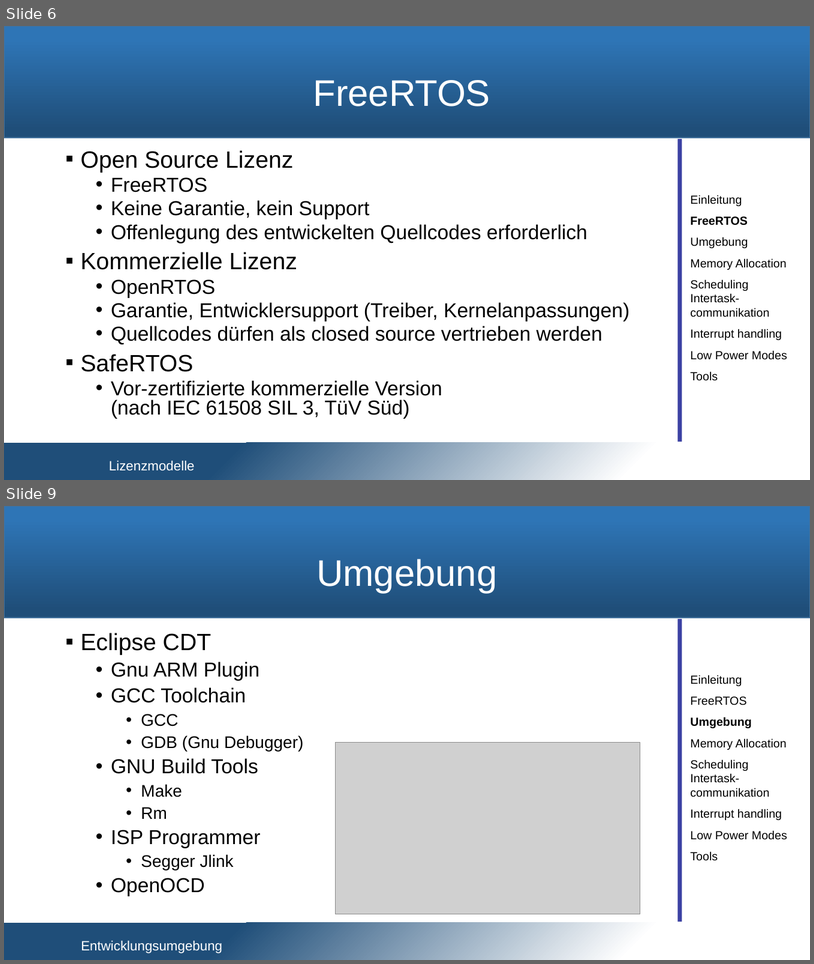
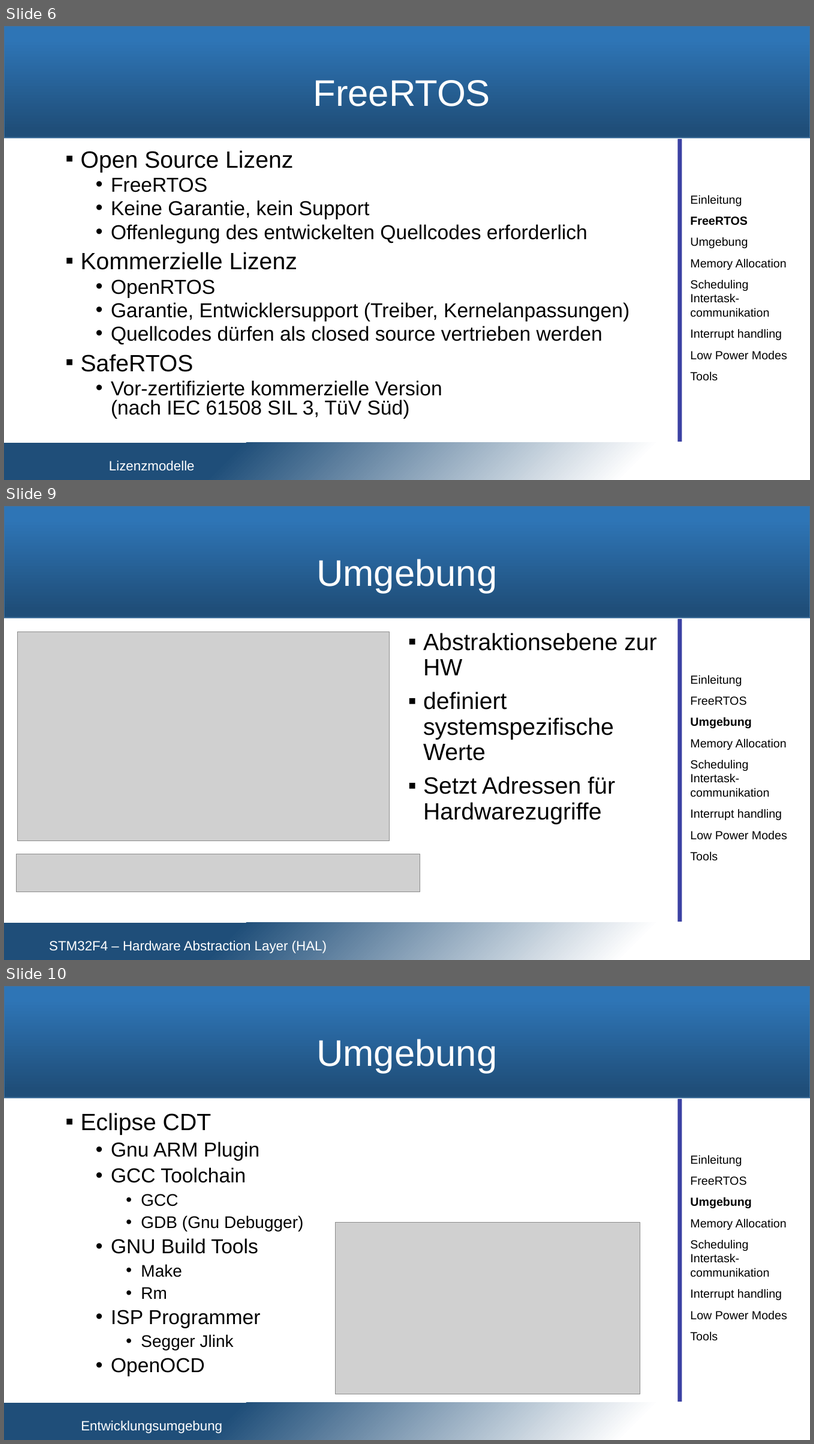
Before and after one commit to snobz/Seminar_BS_2017, a slide deck: Päsi/Seminar Betriebssysteme_cb.pptx. Shown one above the other, each under a label of ours: slides 6 and 9 before the commit, slides 6, 9 and 10 after it; the slides between them are not shown. The pictures are 814x964 and 814x1444 pixels, drawn with LibreOffice and Linux fonts; fonts in the diff are those of the drawing; grey boxes stand for pictures; background and template pictures are left out. Boxes give left, top, right and bottom in pixels: in the first picture for what was removed or moved away, otherwise in the second. Text is boxed around its words. In the diff, an @@ line names an element or a change of style, - is before the commit and + after.

```diff
--- a/Päsi/Seminar Betriebssysteme_cb.pptx
+++ b/Päsi/Seminar Betriebssysteme_cb.pptx
@@ slide 9 added at bbox=[4, 506, 810, 960], background #FFFFFF; not listed: 2 template elements that a slide beside it also shows @@
@@ title added at bbox=[317, 559, 497, 593], 44 pt, text #FFFFFF @@
+Umgebung
@@ line added from (680, 619) to (680, 922), #181CC7 5 pt @@
@@ picture added at bbox=[18, 632, 390, 841] @@
@@ text added at bbox=[423, 633, 657, 824], 28 pt, text #000000 @@
+▪ Abstraktionsebene zur HW
+▪ definiert systemspezifische Werte
+▪ Setzt Adressen für Hardwarezugriffe
@@ text added at bbox=[690, 675, 788, 861], 14 pt, text #000000 @@
+Einleitung
+FreeRTOS
+Umgebung
+Memory Allocation
+Scheduling
+Intertask-communikation
+Interrupt handling
+Low Power Modes Tools
@@ picture added at bbox=[16, 854, 420, 891] @@
@@ text added at bbox=[49, 940, 327, 953], 16 pt, text #FFFFFF @@
+STM32F4 – Hardware Abstraction Layer (HAL)
@@ what was slide 9 is now slide 10 @@
```
Also in this commit, not shown: 3 slides changed, 1 other slide added, 1 slide removed, 3 other files.
